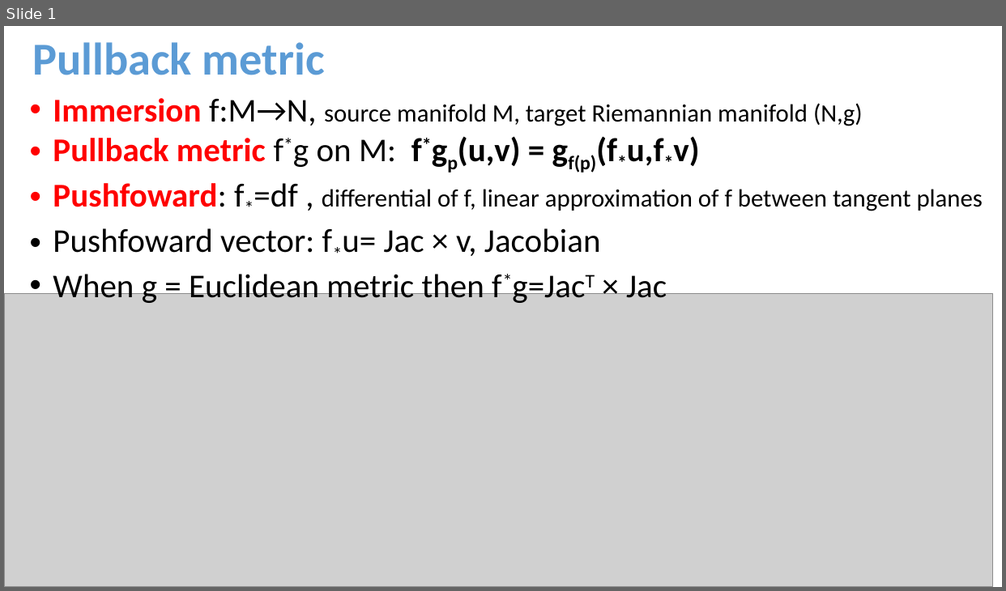
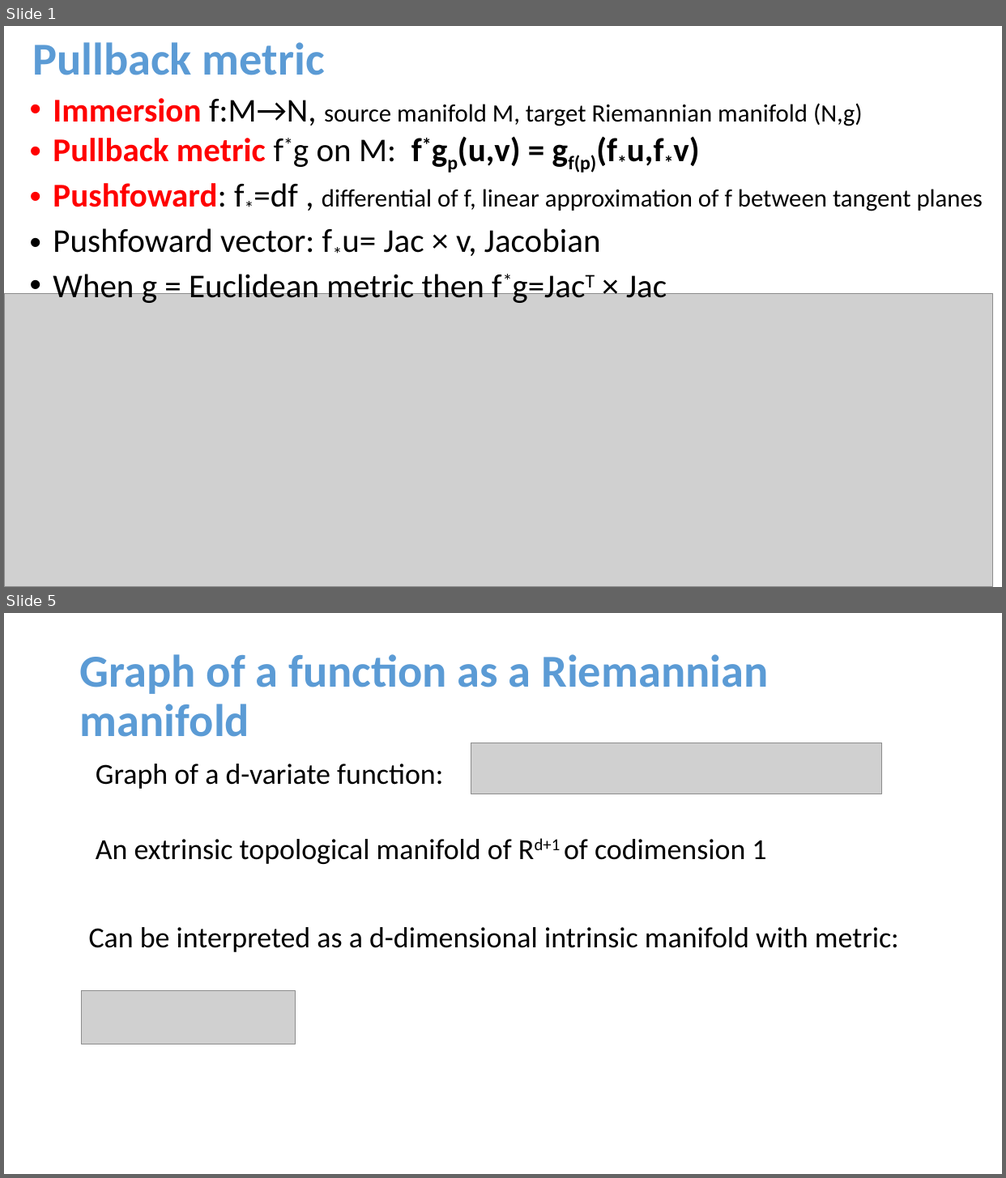
Before and after one commit to FrankNielsen/FrankNielsen.github.io, a slide deck: Cards/Card-DifferentialGeometry-2023.pptx. Shown one above the other, each under a label of ours: slide 1 before the commit, slides 1 and 5 after it; the slides between them are not shown. The pictures are 1006x591 and 1006x1178 pixels, drawn with LibreOffice and Linux fonts; fonts in the diff are those of the drawing; grey boxes stand for pictures. Boxes give left, top, right and bottom in pixels: in the first picture for what was removed or moved away, otherwise in the second. Text is boxed around its words. In the diff, an @@ line names an element or a change of style, - is before the commit and + after.

```diff
--- a/Cards/Card-DifferentialGeometry-2023.pptx
+++ b/Cards/Card-DifferentialGeometry-2023.pptx
@@ slide 5 added at <box>4,613,1002,1174</box>, background #FFFFFF @@
@@ title added at <box>80,654,768,737</box>, 44 pt, text #5B9BD5, bold @@
+Graph of a function as a Riemannian manifold
@@ picture added at <box>471,743,882,794</box> @@
@@ text added at <box>96,764,443,789</box>, 28 pt, text #000000 @@
+Graph of a d-variate function:
@@ text added at <box>96,838,766,864</box>, 28 pt, text #000000 @@
+An extrinsic topological manifold of Rd+1 of codimension 1
@@ text added at <box>89,927,899,952</box>, 28 pt, text #000000 @@
+Can be interpreted as a d-dimensional intrinsic manifold with metric:
@@ picture added at <box>81,991,295,1045</box> @@
```
Also in this commit, not shown: 6 other slides added, 36 other files.
